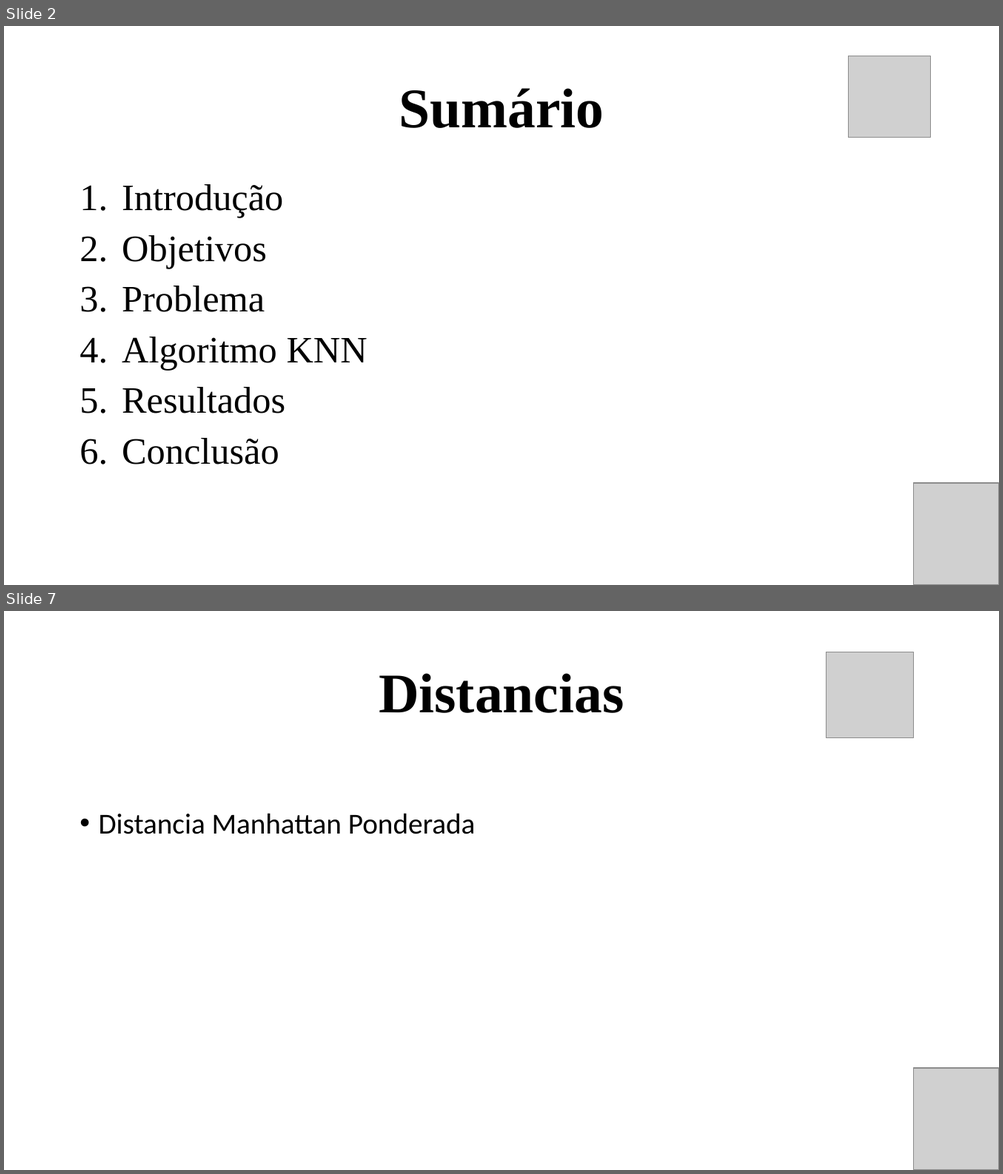
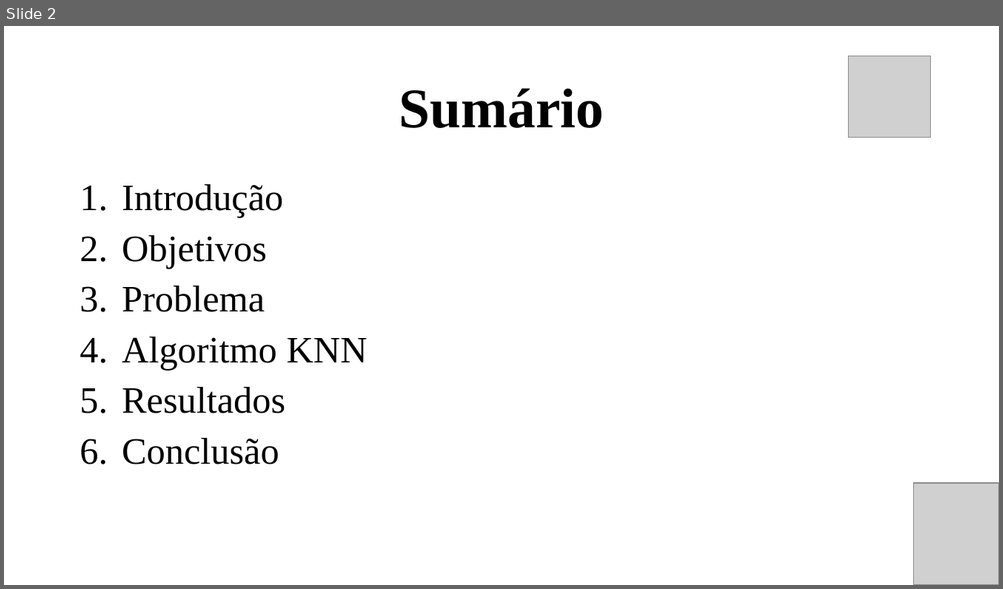
Before and after one commit to RannieryDias/IA_PROJETO, a slide deck: IA_PROJETO/artefatos/Projeto Apresentação.pptx. Shown one above the other, each under a label of ours: slides 2 and 7 before the commit, slide 2 after it; the slides between them are not shown. The pictures are 1003x1174 and 1003x589 pixels, drawn with LibreOffice and Linux fonts; fonts in the diff are those of the drawing; grey boxes stand for pictures. Boxes give left, top, right and bottom in pixels: in the first picture for what was removed or moved away, otherwise in the second. Text is boxed around its words. In the diff, an @@ line names an element or a change of style, - is before the commit and + after.

```diff
--- a/IA_PROJETO/artefatos/Projeto Apresentação.pptx
+++ b/IA_PROJETO/artefatos/Projeto Apresentação.pptx
@@ slide 7 removed at [4, 611, 999, 1170], background #FFFFFF @@
@@ picture removed at [826, 652, 913, 738] @@
@@ title removed at [378, 673, 624, 713] @@
-Distancias
@@ text removed at [99, 813, 475, 834] @@
-• Distancia Manhattan Ponderada
@@ picture removed at [913, 1068, 999, 1170] @@
```
Also in this commit, not shown: 6 slides changed, 7 slides added, 3 other slides removed.
